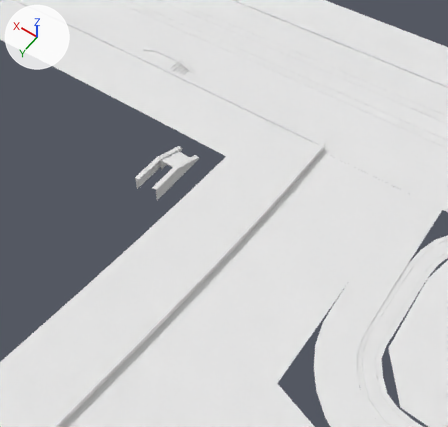
Renders of the Blender file TUTORIAL/scene.blend from each side of a commit.
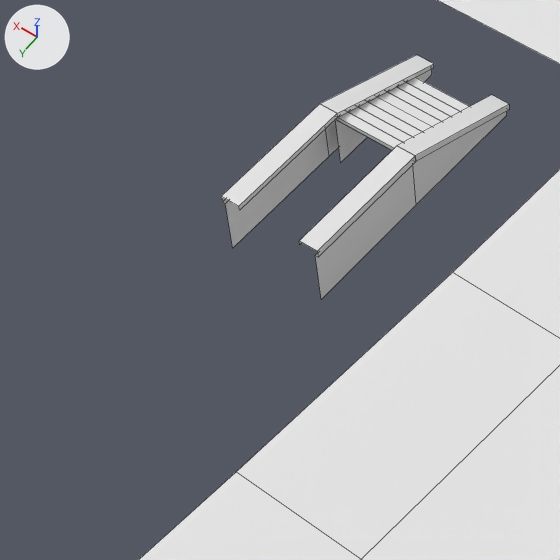
Each version appears first from a 50 mm camera at (-78.06, 21.59, 54.67) aimed at (-51.58, -15.48, -3.6), and next in a close-up on the part from 19% to 47% of the width and 31% to 61% of the height. Every picture has the same lights, and +X, +Y and +Z are marked at upper left. The close-ups show mesh edges as thin lines.

Before the edit, the objects in view are built like this:
```python
ob_pavement01 = bpy.data.objects.new('pavement01', me_plane_016)
ob_pavement01.location = (0.0, 0.0, 0.0)
ob_pavement02 = bpy.data.objects.new('pavement02', me_plane_019)
ob_pavement02.location = (0.0, 0.0, 0.0)
ob_stairs02 = bpy.data.objects.new('stairs02', me_plane_013)
ob_stairs02.location = (0.0, 0.0, 0.0)
```
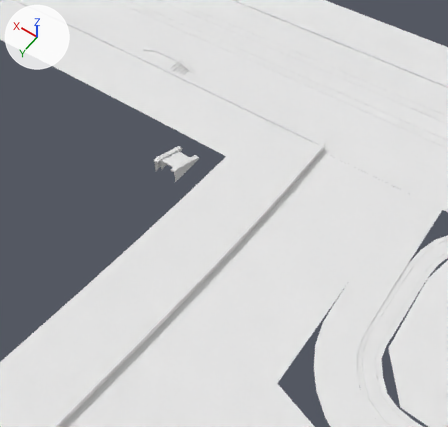
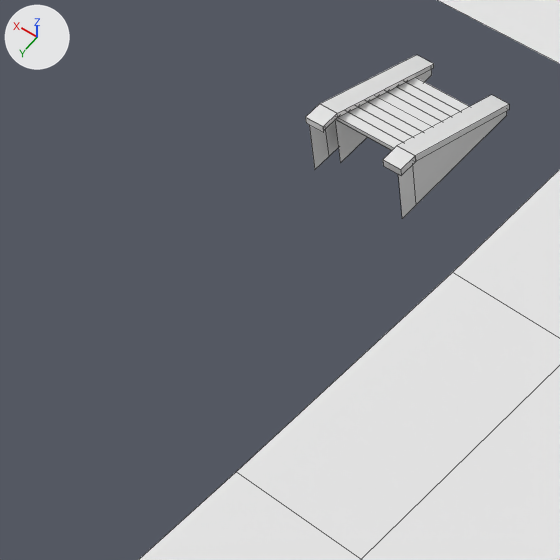
Commit message: * Stairs updated.

Patch to the scene script:
```diff
--- a/TUTORIAL/scene.blend.py
+++ b/TUTORIAL/scene.blend.py
@@ me_plane_013 @@
 # used by ob_stairs02; location = (0.0, 0.0, 0.0)
-me_plane_013.from_pydata(...)  # 160 vertices, 40 faces; spans x -45.3..-42.1, y -19.03..-11.03, z -1.3..0.7
+me_plane_013.from_pydata(...)  # 164 vertices, 42 faces; spans x -45.3..-42.1, y -19.03..-14.43, z -1.3..0.7
+# me_plane_013 part 1
+# 20 vertices are removed from x -45.3..-42.1, y -11.03, z -1.3..0.7
+# 12 faces are deleted
+# 4 vertices are added at (-44.7, -14.43, 0.7), (-42.7, -14.43, 0.47), (-44.7, -14.43, 0.47), (-42.7, -14.43, 0.7)
+# 20 new vertices lie (0.0, 0.6, 0.0) away from vertices in x -45.3..-42.1, y -15.03, z -1.3..0.7
+# 14 new faces join them, mat_wall (its picture is missing)
 me_plane_013.materials.append(mat_stairs)
```

Location of each change, (x1, y1, x2, y2) in pixels of the close-ups (560 x 560 px; the box of a moved part takes in the faces that stretch with it):
'stairs02', reshaped (29% narrower, 33% shorter)
    before: (221, 55, 509, 299)
    after: (305, 55, 509, 219)
part 1 of me_plane_013, moved or reshaped
    before: (221, 64, 434, 299)
    after: (305, 64, 434, 219)
